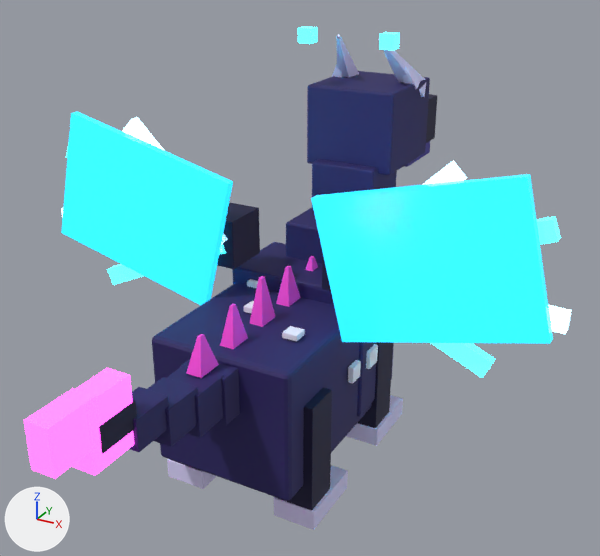
The glTF model public/models/pets/cosmic-dragon.glb, before and after one commit.
Camera for both pictures: a 50 mm lens placed at (0.832, -1.465, 1.184), pointed at (0.037, -0.021, 0.461). The axes (+X, +Y, +Z) are drawn at lower left. The lights are the same throughout. The picture after the commit comes second. Where no turn or scale is listed for an object, it has been applied to the vertices. Vertices at exactly the same position are counted once.

Names of what the first picture shows: 'body', 'ear.L', 'ear.R', 'head', 'leg.BL', 'leg.BR', 'leg.FL', 'tail', 'wing.L', 'wing.R'.
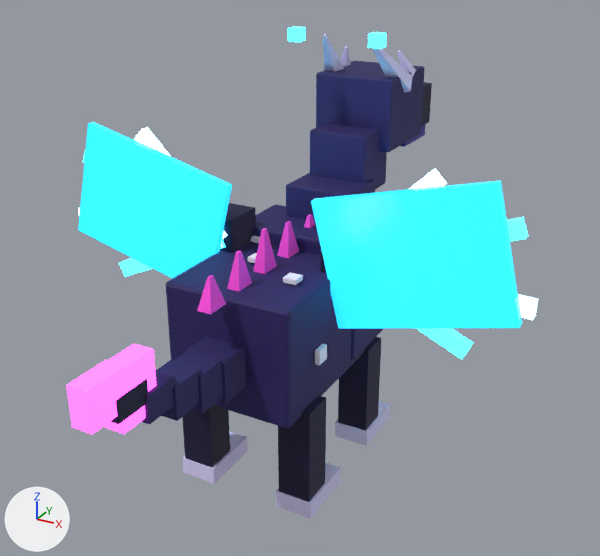
ob_root is not drawn itself; it is the parent of ob_tail.

Where the newer file only moved an object's origin or applied its transform, the numbers keep the older frame.

Changed parts and their boxes [x1, y1, x2, y2] in the pictures (600 x 556 px; the box of a moved part takes in the faces that stretch with it):
'body', moved, rescaled (10% narrower, 11% shorter): before [152, 159, 397, 501]; after [166, 123, 387, 428]
'wing.L', moved, rescaled (13% narrower, 12% shorter): before [311, 160, 572, 378]; after [311, 168, 538, 360]
'wing.R', moved, rescaled: before [61, 111, 260, 305]; after [78, 122, 256, 279]
'tail', reshaped, moved, rescaled (17% narrower, 18% shorter): before [24, 358, 240, 479]; after [66, 336, 246, 435]
'head', moved, rescaled (11% narrower, 8% shorter): before [307, 60, 437, 175]; after [316, 46, 432, 152]
'leg.BL', rescaled (12% narrower, 13% shorter): before [274, 388, 348, 530]; after [276, 396, 341, 519]
'leg.FL', rescaled: before [346, 342, 403, 446]; after [335, 337, 390, 446]
'ear.L', moved, rescaled (6% narrower, 8% shorter): before [378, 32, 426, 97]; after [368, 32, 413, 92]
'ear.R', moved, rescaled (8% narrower, 12% shorter): before [298, 26, 359, 77]; after [288, 26, 344, 71]
part 7 of me_tail, moved or reshaped: before [180, 358, 240, 426]; after [185, 336, 246, 404]
part 8 of me_tail, moved or reshaped: before [167, 364, 224, 438]; after [174, 349, 224, 414]
part 9 of me_tail, moved or reshaped: before [147, 377, 198, 447]; after [157, 360, 201, 421]
part 10 of me_tail, moved or reshaped: before [130, 387, 169, 452]; after [141, 370, 176, 425]
part 11 of me_tail, moved or reshaped: before [99, 400, 137, 454]; after [111, 379, 148, 424]
'leg.BR', unchanged, uncovered by the edit: before [167, 459, 216, 489]; after [182, 405, 248, 484]

The change, as a diff of the scene's bpy script:
```diff
--- a/public/models/pets/cosmic-dragon.glb.py
+++ b/public/models/pets/cosmic-dragon.glb.py
@@ me_body @@
-me_body.from_pydata(...)  # 392 vertices, 712 faces; spans x -0.179..0.179, y -0.31..0.458, z -0.083..0.456
+me_body.from_pydata(...)  # 392 vertices, 712 faces; spans x -0.158..0.158, y -0.267..0.411, z 0.065..0.541
+# me_body part 1: the whole mesh is scaled about its middle by 0.883, then moved by (0.0, -0.002, 0.116)
 me_body.materials.append(mat_blk_261e5e)
@@ me_ear_l @@
-me_ear_l.from_pydata(...)  # 48 vertices, 88 faces; spans x -0.025..0.045, y -0.163..0.077, z -0.083..0.1
+me_ear_l.from_pydata(...)  # 48 vertices, 88 faces; spans x -0.022..0.039, y -0.219..-0.007, z -0.055..0.106
+# me_ear_l part 2: the whole mesh is scaled about its middle by 0.883, then moved by (-0.001, -0.07, 0.017)
 me_ear_l.materials.append(mat_blk_ddd6ff)
@@ me_ear_r @@
-me_ear_r.from_pydata(...)  # 48 vertices, 88 faces; spans x -0.045..0.025, y -0.163..0.077, z -0.083..0.1
+me_ear_r.from_pydata(...)  # 48 vertices, 88 faces; spans x -0.039..0.022, y -0.219..-0.007, z -0.055..0.106
+# me_ear_r part 3: the whole mesh is scaled about its middle by 0.883, then moved by (0.001, -0.07, 0.017)
 me_ear_r.materials.append(mat_blk_ddd6ff)
@@ me_head @@
-me_head.from_pydata(...)  # 245 vertices, 438 faces; spans x -0.115..0.115, y -0.09..0.316, z -0.114..0.171
+me_head.from_pydata(...)  # 245 vertices, 438 faces; spans x -0.102..0.102, y -0.069..0.289, z -0.061..0.191
+# me_head part 4: the whole mesh is scaled about its middle by 0.883, then moved by (0.0, -0.003, 0.036)
 me_head.materials.append(mat_blk_261e5e)
@@ me_leg_bl @@
-me_leg_bl.from_pydata(...)  # 112 vertices, 216 faces; spans x -0.049..0.049, y -0.045..0.116, z -0.21..0.083
+me_leg_bl.from_pydata(...)  # 112 vertices, 216 faces; spans x -0.06..0.027, y -0.017..0.125, z -0.21..0.048
+# me_leg_bl part 5: the whole mesh is scaled about its middle by 0.883, then moved by (-0.016, 0.018, -0.017)
 me_leg_bl.materials.append(mat_blk_150f38)
@@ me_leg_fl @@
-me_leg_fl.from_pydata(...)  # 112 vertices, 216 faces; spans x -0.049..0.049, y -0.045..0.116, z -0.21..0.083
+me_leg_fl.from_pydata(...)  # 112 vertices, 216 faces; spans x -0.059..0.028, y -0.057..0.085, z -0.21..0.048
+# me_leg_fl part 6: the whole mesh is scaled about its middle by 0.883, then moved by (-0.016, -0.021, -0.017)
 me_leg_fl.materials.append(mat_blk_150f38)
@@ me_tail @@
 # used by ob_tail; parent = ob_root; location = (0.0, -0.4, 0.54); scale = (0.141, 0.12, 0.141)
-me_tail.from_pydata(...)  # 328 vertices, 628 faces; spans x -0.5..0.5, y -5.18..0.45, z -0.5..1.67
+me_tail.from_pydata(...)  # 328 vertices, 628 faces; spans x -0.5..0.5, y -5.18..0.07, z -0.49..1.67
+# me_tail part 7: the loose piece of 56 vertices spanning x -0.5..0.5, y -0.55..0.45, z -0.5..0.5 is moved by (0.0, -0.38, 0.01)
+# me_tail part 8: the loose piece of 56 vertices spanning x -0.44..0.44, y -1.42..-0.42, z -0.35..0.53 is moved by (0.0, -0.38, 0.01)
+# me_tail part 9: the loose piece of 56 vertices spanning x -0.37..0.37, y -2.29..-1.29, z -0.11..0.64 is moved by (0.0, -0.38, 0.01)
+# me_tail part 10: the loose piece of 56 vertices spanning x -0.31..0.31, y -3.16..-2.16, z 0.22..0.84 is moved by (0.0, -0.38, 0.01)
+# me_tail part 11: the loose piece of 56 vertices spanning x -0.24..0.24, y -4.03..-3.03, z 0.64..1.13 is moved by (0.0, -0.38, 0.01)
 me_tail.materials.append(mat_blk_261e5e)
@@ me_wing_l @@
-me_wing_l.from_pydata(...)  # 176 vertices, 328 faces; spans x -0.05..0.46, y -0.086..0.053, z -0.168..0.254
+me_wing_l.from_pydata(...)  # 176 vertices, 328 faces; spans x -0.05..0.4, y -0.087..0.036, z -0.137..0.236
+# me_wing_l part 12: the whole mesh is scaled about its middle by 0.883, then moved by (-0.03, -0.009, 0.007)
 me_wing_l.materials.append(mat_blk_150f38)
@@ me_wing_r @@
-me_wing_r.from_pydata(...)  # 176 vertices, 328 faces; spans x -0.46..0.05, y -0.086..0.053, z -0.168..0.254
+me_wing_r.from_pydata(...)  # 176 vertices, 328 faces; spans x -0.4..0.05, y -0.087..0.036, z -0.137..0.236
+# me_wing_r part 13: the whole mesh is scaled about its middle by 0.883, then moved by (0.03, -0.009, 0.007)
 me_wing_r.materials.append(mat_blk_150f38)
@@ ob_root @@
 ob_root = bpy.data.objects.new('root', None)
-ob_root.location = (0.0, 0.0, -0.0703)
-ob_root.scale = (0.738, 0.738, 0.738)
+ob_root.location = (0.0, 0.0, 0.011)
+ob_root.scale = (0.652, 0.652, 0.652)
```
